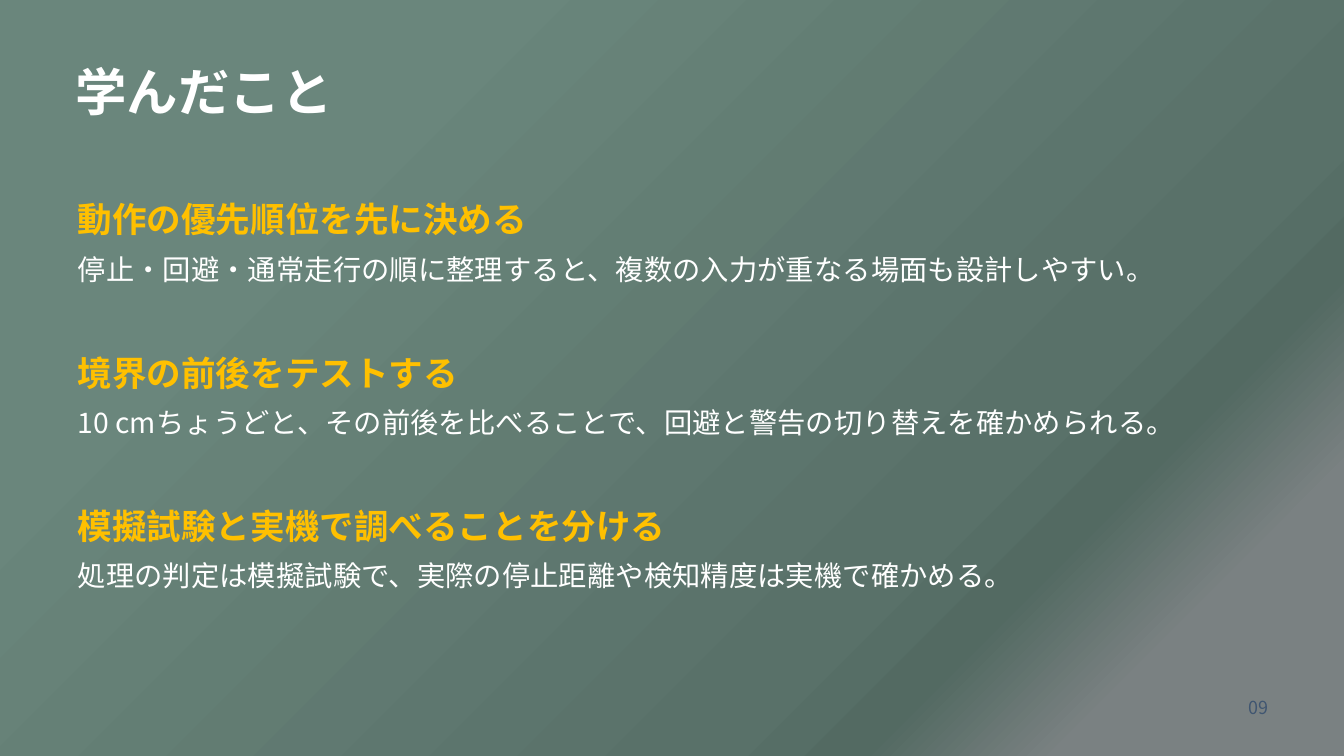
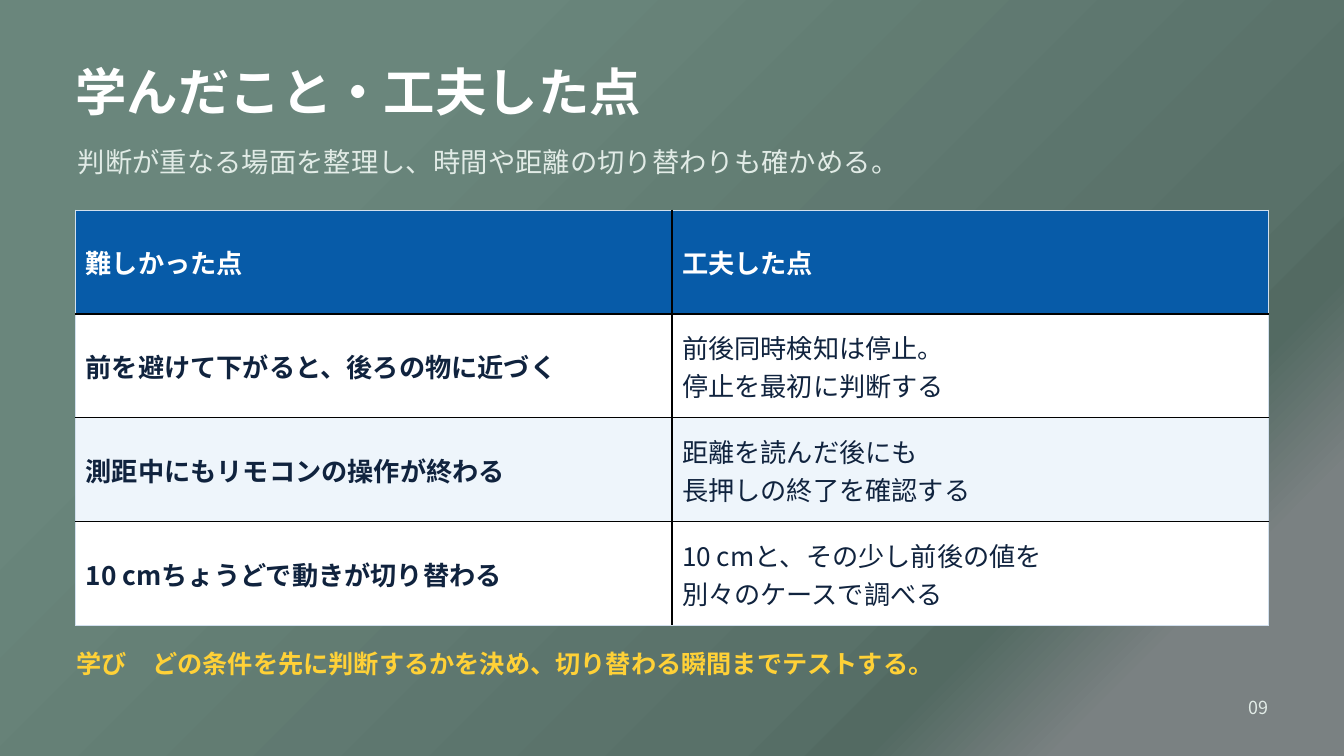
Before and after one commit to aaa1550/-, a slide deck: slide 9 of docs/files/OSOYOO_robot_car_presentation.pptx. Drawn at 1344x756 pixels with LibreOffice and Linux fonts; fonts in the diff are those of the drawing. Boxes give left, top, right and bottom in pixels: in the first picture for what was removed or moved away, otherwise in the second. Text is boxed around its words. In the diff, an @@ line names an element or a change of style, - is before the commit and + after.

```diff
--- a/docs/files/OSOYOO_robot_car_presentation.pptx
+++ b/docs/files/OSOYOO_robot_car_presentation.pptx
@@ text at (x1=76, y1=67, x2=641, y2=116): text changed @@
-学んだこと
+学んだこと・工夫した点
@@ text added at (x1=78, y1=149, x2=899, y2=174), 19.5 pt, text #E1EBE6 @@
+判断が重なる場面を整理し、時間や距離の切り替わりも確かめる。
@@ text removed at (x1=78, y1=202, x2=527, y2=235) @@
-動作の優先順位を先に決める
@@ table added at (x1=76, y1=210, x2=1269, y2=625), 4 rows, 2 columns @@
+難しかった点 | 工夫した点
+前を避けて下がると、後ろの物に近づく | 前後同時検知は停止。 / 停止を最初に判断する
+測距中にもリモコンの操作が終わる | 距離を読んだ後にも / 長押しの終了を確認する
+10 cmちょうどで動きが切り替わる | 10 cmと、その少し前後の値を / 別々のケースで調べる
@@ text removed at (x1=78, y1=256, x2=1155, y2=283) @@
-停止・回避・通常走行の順に整理すると、複数の入力が重なる場面も設計しやすい。
@@ text removed at (x1=78, y1=409, x2=1175, y2=436) @@
-10 cmちょうどと、その前後を比べることで、回避と警告の切り替えを確かめられる。
@@ text removed at (x1=78, y1=509, x2=666, y2=542) @@
-模擬試験と実機で調べることを分ける
@@ text removed at (x1=78, y1=562, x2=1013, y2=589) @@
-処理の判定は模擬試験で、実際の停止距離や検知精度は実機で確かめる。
@@ text at (x1=77, y1=651, x2=933, y2=676): text changed; size 24.8 to 18 pt; text colour #FFC000 to #FFD137 @@
-境界の前後をテストする
+学び どの条件を先に判断するかを決め、切り替わる瞬間までテストする。
@@ text "09" at (x1=1249, y1=701, x2=1269, y2=714): text colour #405671 to #E1EBE6 @@
```
Also in this commit, not shown: 7 other slides changed, 3 other files.
